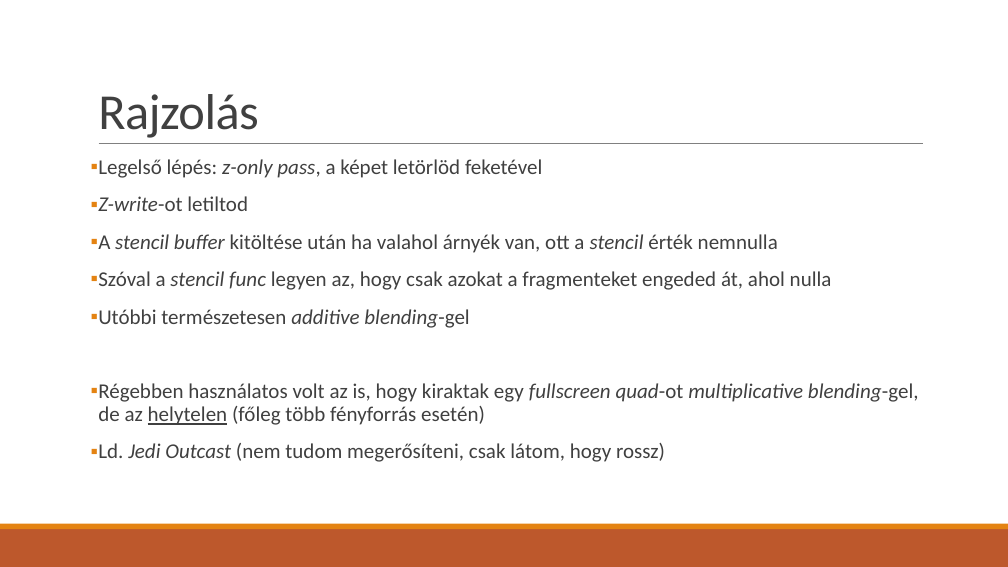
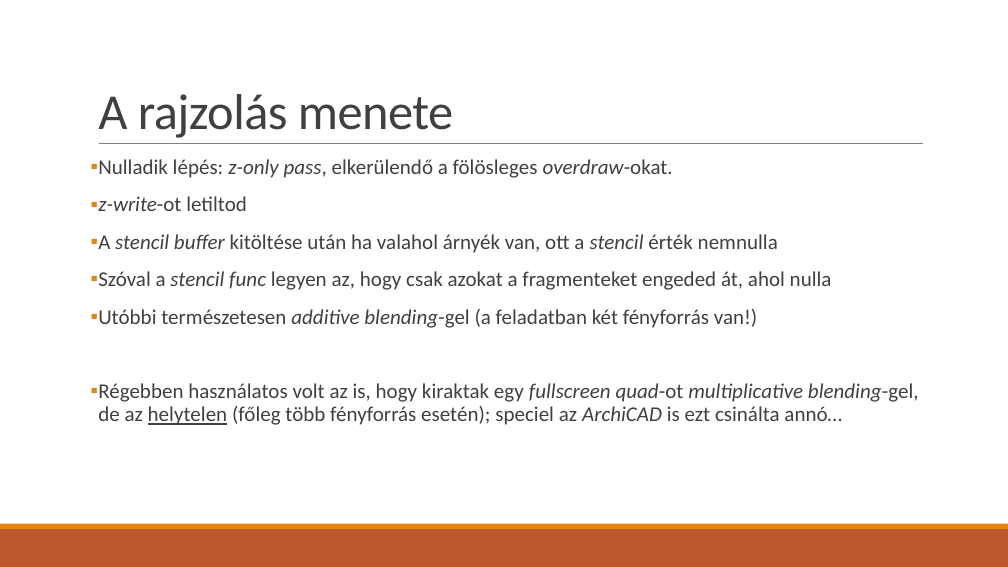
Before and after one commit to asylum2010/Asylum-s-ELTE-Exercises, a slide deck: slide 7 of GFX_EA_01.pptx. Drawn at 1008x567 pixels with LibreOffice and Linux fonts; fonts in the diff are those of the drawing. Boxes give left, top, right and bottom in pixels: in the first picture for what was removed or moved away, otherwise in the second. Text is boxed around its words. In the diff, an @@ line names an element or a change of style, - is before the commit and + after.

```diff
--- a/GFX_EA_01.pptx
+++ b/GFX_EA_01.pptx
@@ title at box(98, 94, 453, 138): text changed @@
-Rajzolás
+A rajzolás menete
@@ text at box(98, 159, 673, 211): text changed @@
-▪ Legelső lépés: z-only pass, a képet letörlöd feketével
-▪ Z-write-ot letiltod
+▪ Nulladik lépés: z-only pass, elkerülendő a fölösleges overdraw-okat.
+▪ z-write-ot letiltod
@@ text at box(98, 309, 919, 425): text changed @@
-▪ Utóbbi természetesen additive blending-gel
-▪ Régebben használatos volt az is, hogy kiraktak egy fullscreen quad-ot multiplicative blending-gel, de az helytelen (főleg több fényforrás esetén)
-▪ Ld. Jedi Outcast (nem tudom megerősíteni, csak látom, hogy rossz)
+▪ Utóbbi természetesen additive blending-gel (a feladatban két fényforrás van!)
+▪ Régebben használatos volt az is, hogy kiraktak egy fullscreen quad-ot multiplicative blending-gel, de az helytelen (főleg több fényforrás esetén); speciel az ArchiCAD is ezt csinálta annó…
```
Also in this commit, not shown: 4 other slides changed, 3 slides added, 1 other file.
